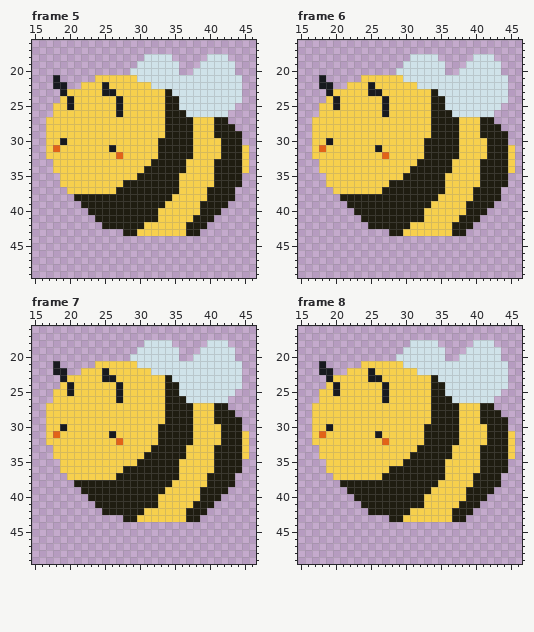
One commit to this pixel-art file: Assets/Art/Character/Summon/bee.ase. This is how it looked before the edit.
64x64 pixels, 13 frames. Shown: frame 5: x 15..46, y 16..49; frame 6: x 15..46, y 16..49; frame 7: x 15..46, y 16..49; frame 8: x 15..46, y 16..49. The commit also changed other frames, which this record leaves out.
After the commit:
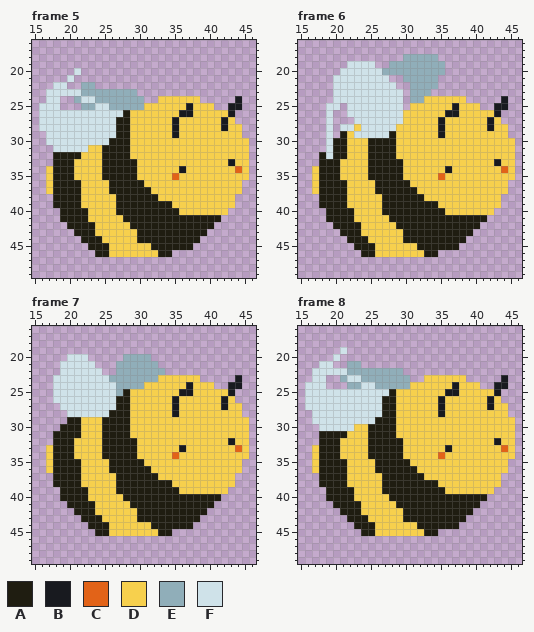
Palette (. is transparent): A #1f1d11  B #181a1f  C #e26318  D #f7d04d  E #90aeb9  F #cfe2e9
The exact change:
Changed rows in their new state; - is an unchanged pixel.
Frame 5, layers "Layer 2", "Layer 1", "Layer 3":
first column x 16:
18 ---------------....-----...---
19 --------------......---.....--
20 -----F-------.......--......--
21 --.-F---.....................-
22 --FF--EE.....................-
23 -FFFFFEEEEEEEE...............-
24 -FF..EFFEEEEEEE..-DDDDD.....B-
25 FFF...EEFFEEEEE---DDDBDDD..BB-
26 FFFFFFFFFFFFA-----DDBBDDDDDB--
27 FFFFFFFFFFFAA-----DBDD---DBD--
28 FFFFFFFFFFFAA-----DBDD---DBDD-
29 -FFFFFFFFFFAA-----DBDD---DDDD-
30 -FFFFFFFFFAAA----DDDDD----DDDD
31 -.FFFFF--AAAA----DDDDD----DDD-
32 -.AAAA---AAAA----DDDDD----DDD-
33 --AAA----AAAAA--DDDDD----DDBD-
34 -DAAA----AAAAA-DDDDDB----DDDC-
35 -DAAA----AAAAADDDDDC-----DDDDD
36 -DAAAA----AA---DDDDD-----DDDD-
37 -DAAAA----A-----DDDD----DDDDD-
38 --AAA-DDDDD------DD-----DDDD--
39 --AAAADDDDD-------A----DDDDD--
40 ---AAAADDDD------AAA---DDDD---
41 ---AAAADDDDD-----AAAAA---A----
42 ----AAAADDDDD--AAAAAA---A-----
43 -----AAADDDDDDAAAAAAA--A------
44 ------AAADDDDDAAAAAAAAA-------
45 -------AAADDDDDDAAAAAA--------
46 --------AADDDDDDDAA-----------
Frame 6, layers "Layer 2", "Layer 1", "Layer 3":
first column x 17:
18 -------------EEEEE-----...---
19 -----FFFF--EEEEEEEE---.....--
20 ----FFFFFFEEEEEEEEE--......--
21 -.-FFFFFFFF..EEEEE..........-
22 -..FFFFFFFFF..EEEE..........-
23 --.FFFFFFFFFF.EEE...........-
24 --.FFFFFFFFFF.EE-DDDDD.....B-
25 -.FF.FFFFFFFF.---DDDBDDD..BB-
26 -.F..FFFFFFFF----DDBBDDDDDB--
27 ..F...FFFFFFF----DBDD---DBD--
28 ..F.FF-FFFFF-----DBDD---DBDD-
29 ..F.A-FFFFFA-----DBDD---DDDD-
30 ..FAA---AAAA----DDDDD----DDDD
31 ..FAA---AAAA----DDDDD----DDD-
32 .AFAA---AAAA----DDDDD----DDD-
33 -AAA----AAAAA--DDDDD----DDBD-
34 DAAA----AAAAA-DDDDDB----DDDC-
35 DAAA----AAAAADDDDDC-----DDDDD
36 DAAAA----AA---DDDDD-----DDDD-
37 DAAAA----A-----DDDD----DDDDD-
38 -AAA-DDDDD------DD-----DDDD--
39 -AAAADDDDD-------A----DDDDD--
40 --AAAADDDD------AAA---DDDD---
41 --AAAADDDDD-----AAAAA---A----
42 ---AAAADDDDD--AAAAAA---A-----
43 ----AAADDDDDDAAAAAAA--A------
44 -----AAADDDDDAAAAAAAAA-------
45 ------AAADDDDDDAAAAAA--------
46 -------AADDDDDDDAA-----------
Frame 7, layers "Layer 2", "Layer 1", "Layer 3":
first column x 17:
18 --------------....-----...---
19 -------------......---.....--
20 ---FFF-----EEEE....--......--
21 -.FFFFF...EEEEEE............-
22 -.FFFFFF..EEEEEEE...........-
23 -FFFFFFFFEEEEEEE-DDDDD.....B-
24 -FFFFFFFFFEEEE---DDDBDDD..BB-
25 -FFFFFFFFFEA-----DDBBDDDDDB--
26 -FFFFFFFFFAA-----DBDDDDDDBD--
27 ..FFFFFFFFAA-----DBDD---DBDD-
28 ...FFFFFFAAA-----DBDD---DDDD-
29 ...AA---AAAA-----DDDD---DDDDD
30 ..AAA---AAAA----DDDDD----DDDD
31 .AAAA---AAAA----DDDDD----DDD-
32 .AAA----AAAAA---DDDDD----DBD-
33 DAAA----AAAAA--DDDDB----DDDC-
34 DAAA----AAAAA-DDDDCD----DDDD-
35 DAAAA----AAAA-DDDDD-----DDDD-
36 DAAAA----AA----DDDD-----DDDD-
37 -AAAA-----------DDD----DDDD--
38 -AAA-DDDDD-------------DDDD--
39 --AAA-DDDD-------AA---DDDD---
40 --AAAADDDDD-----AAAAAA-------
41 ---AAAADDDDD----AAAAA--------
42 ----AAADDDDDD-AAAAAA---------
43 -----AAADDDDDAAAAAAA---------
44 ------AAADDDDDDAAAAAA--------
45 -------AADDDDDDDAA-----------
Frame 8, layers "Layer 2", "Layer 1", "Layer 3":
first column x 16:
18 ---------------....-----...---
19 -----F--------......---.....--
20 ----F--------.......--......--
21 --FF--EE.....................-
22 -FFFFFEEEEEEEE...............-
23 -FF..EFFEEEEEEE..-DDDDD.....B-
24 FFF...EEFFEEEEE---DDDBDDD..BB-
25 FFFFFFFFFFFFA-----DDBBDDDDDB--
26 FFFFFFFFFFFAA-----DBDDDDDDBD--
27 FFFFFFFFFFFAA-----DBDD---DBDD-
28 -FFFFFFFFFFAA-----DBDD---DDDD-
29 -FFFFFFFFFAAA-----DDDD---DDDDD
30 -.FFFFF--AAAA----DDDDD----DDDD
31 -.AAAA---AAAA----DDDDD----DDD-
32 -.AAA----AAAAA---DDDDD----DBD-
33 -DAAA----AAAAA--DDDDB----DDDC-
34 -DAAA----AAAAA-DDDDCD----DDDD-
35 -DAAAA----AAAA-DDDDD-----DDDD-
36 -DAAAA----AA----DDDD-----DDDD-
37 --AAAA-----------DDD----DDDD--
38 --AAA-DDDDD-------------DDDD--
39 ---AAA-DDDD-------AA---DDDD---
40 ---AAAADDDDD-----AAAAAA-------
41 ----AAAADDDDD----AAAAA--------
42 -----AAADDDDDD-AAAAAA---------
43 ------AAADDDDDAAAAAAA---------
44 -------AAADDDDDDAAAAAA--------
45 --------AADDDDDDDAA-----------
